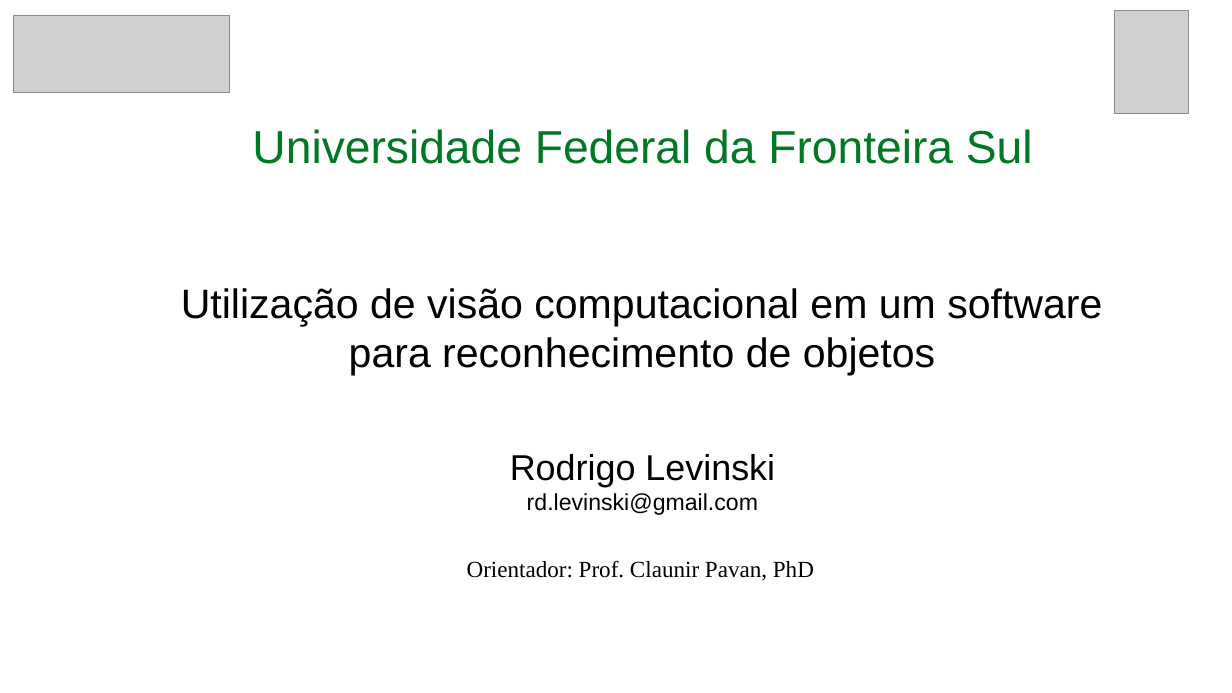
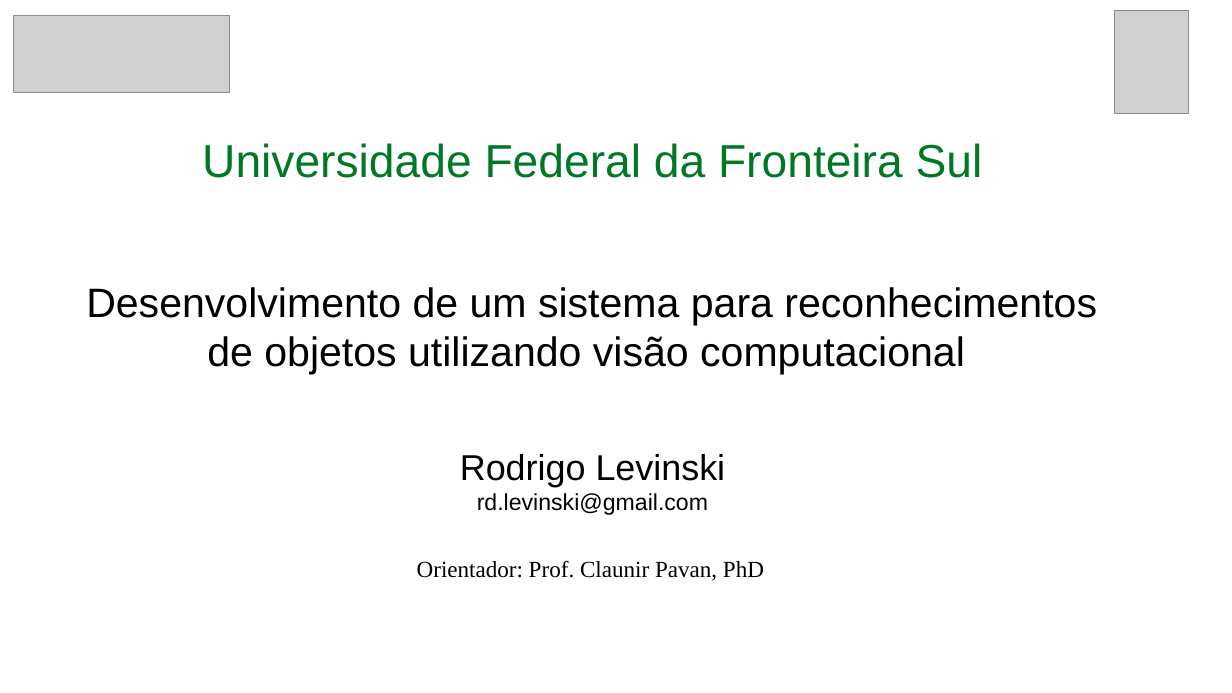
Before and after one commit to RoDiLki/TCC, a slide deck: slide 1 of Seminário 01.pptx. Drawn at 1232x693 pixels with LibreOffice and Linux fonts; fonts in the diff are those of the drawing; grey boxes stand for pictures. Boxes give left, top, right and bottom in pixels: in the first picture for what was removed or moved away, otherwise in the second. Text is boxed around its words. In the diff, an @@ line names an element or a change of style, - is before the commit and + after.

```diff
--- a/Seminário 01.pptx
+++ b/Seminário 01.pptx
@@ text "Universidade Federal da Fronteira Sul": place and size @@
-text "Universidade Federal da Fronteira Sul" at bbox=[252, 129, 1033, 164]
+text "Universidade Federal da Fronteira Sul" at bbox=[202, 143, 983, 178]
@@ text "Universidade Federal da Fronteira Sul" at bbox=[202, 143, 983, 178]: alignment left to centre @@
@@ text at bbox=[86, 287, 1097, 374]: text changed @@
-Utilização de visão computacional em um software para reconhecimento de objetos
+Desenvolvimento de um sistema para reconhecimentos de objetos utilizando visão computacional
@@ text "Rodrigo Levinski": place and size @@
-text "Rodrigo Levinski" at bbox=[510, 454, 775, 515]
+text "Rodrigo Levinski" at bbox=[460, 454, 726, 515]
@@ text "Orientador: Prof. Claunir Pavan, PhD": place and size @@
-text "Orientador: Prof. Claunir Pavan, PhD" at bbox=[467, 560, 814, 581]
+text "Orientador: Prof. Claunir Pavan, PhD" at bbox=[417, 560, 764, 581]
```
Also in this commit, not shown: 6 other slides changed, 1 slide added, 2 slides removed.
